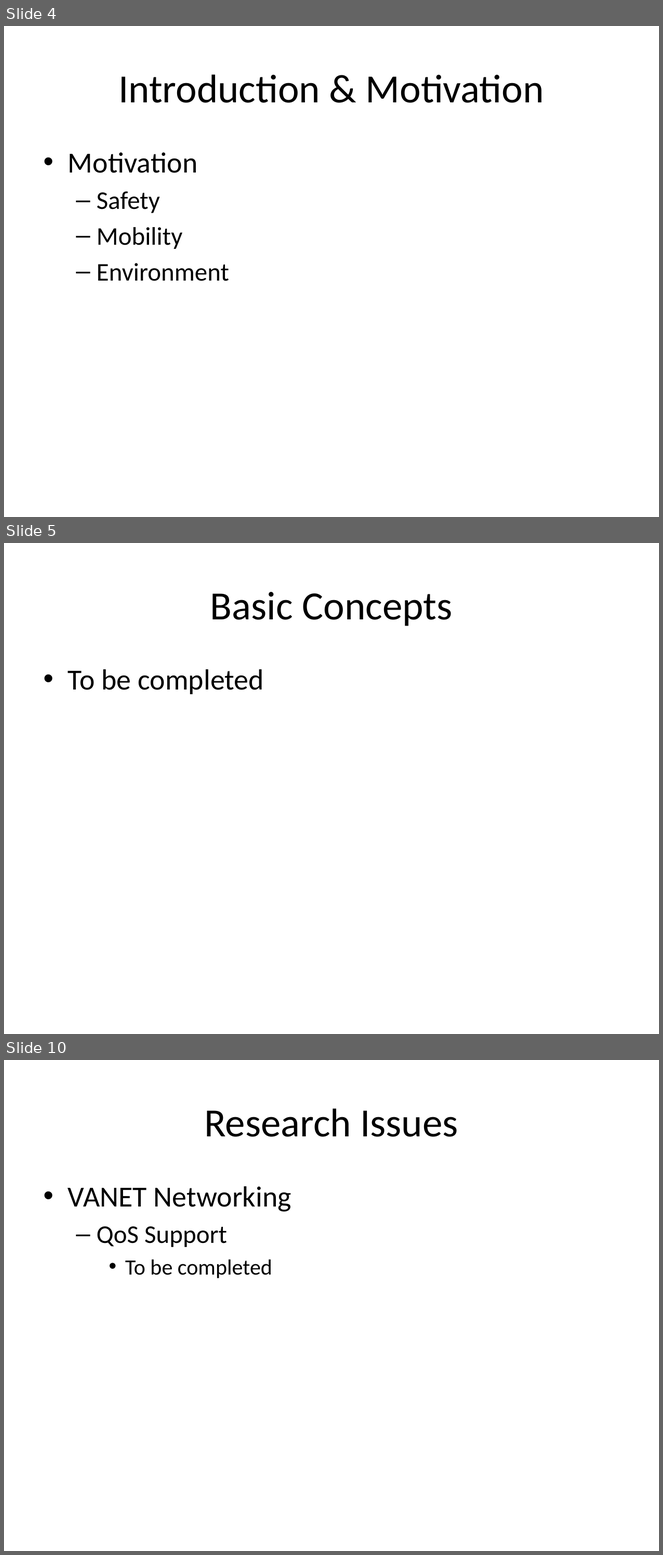
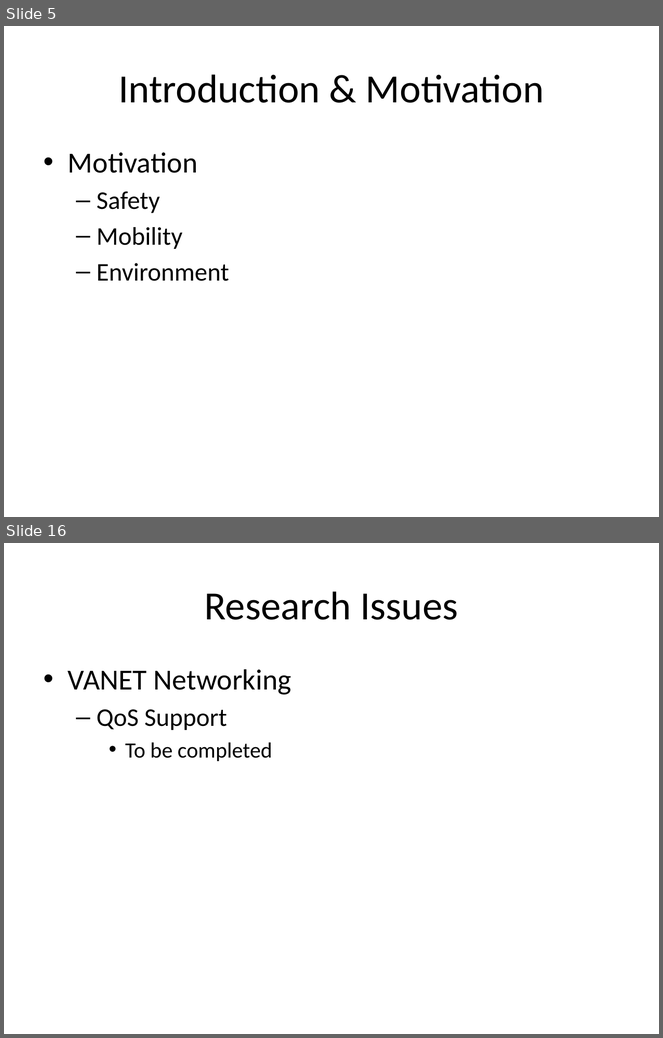
Before and after one commit to zhuangdizhu/huawei_internship, a slide deck: V2V/V2VReview.pptx. Shown one above the other, each under a label of ours: slides 4, 5 and 10 before the commit, slides 5 and 16 after it; the slides between them are not shown. The pictures are 663x1555 and 663x1038 pixels, drawn with LibreOffice and Linux fonts; fonts in the diff are those of the drawing. Boxes give left, top, right and bottom in pixels: in the first picture for what was removed or moved away, otherwise in the second. Text is boxed around its words. In the diff, an @@ line names an element or a change of style, - is before the commit and + after.

```diff
--- a/V2V/V2VReview.pptx
+++ b/V2V/V2VReview.pptx
@@ slide 5 removed at (4, 543, 659, 1034), background #FFFFFF @@
@@ title removed at (210, 592, 453, 626) @@
-Basic Concepts
@@ text removed at (68, 669, 264, 694) @@
-• To be completed
@@ what was slide 4 is now slide 5 @@
@@ what was slide 10 is now slide 16 @@
```
Also in this commit, not shown: 10 slides changed, 8 slides added, 11 other files.
